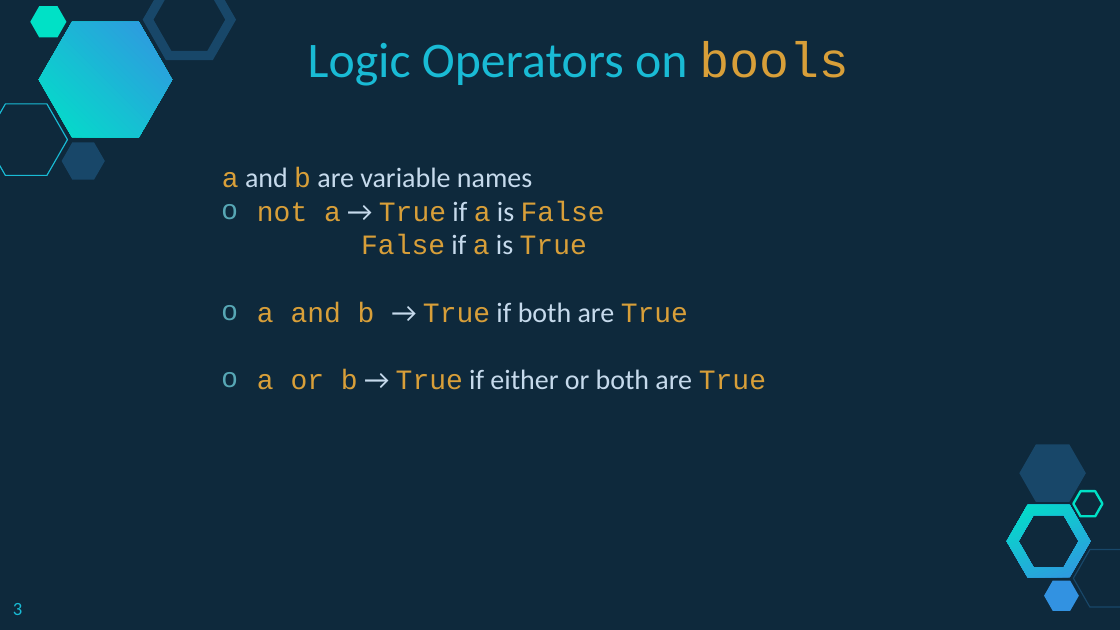
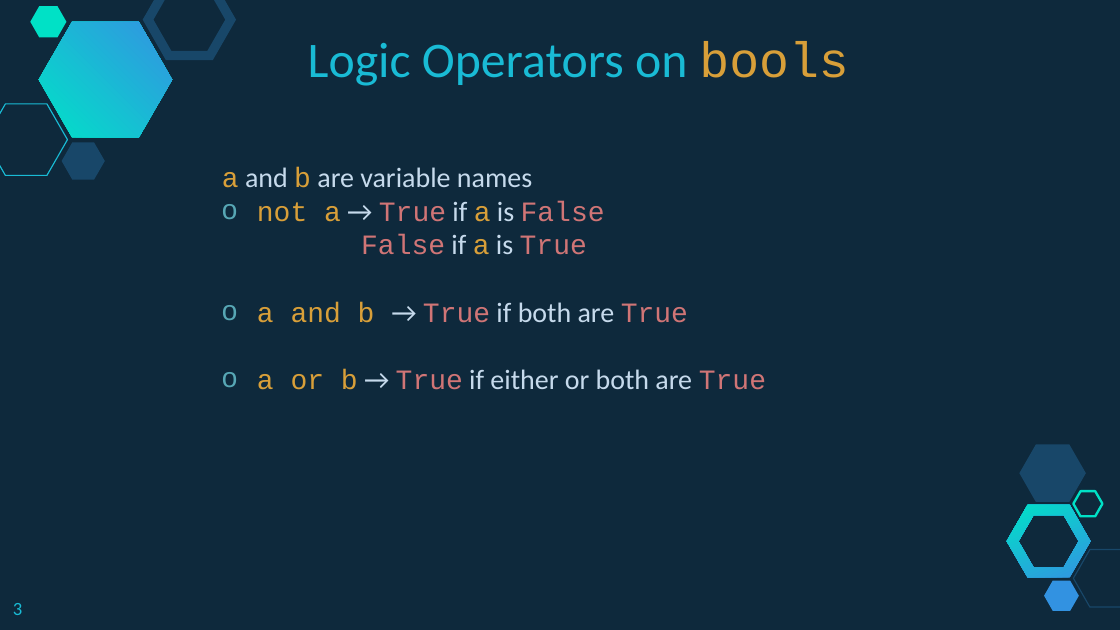
Before and after one commit to branhoff/python_class_101, a slide deck: slide 3 of lecture_slides/5_Python Lesson - Operators and Branching.pptx. Drawn at 1120x630 pixels with LibreOffice and Linux fonts; fonts in the diff are those of the drawing. Boxes give left, top, right and bottom in pixels: in the first picture for what was removed or moved away, otherwise in the second. Text is boxed around its words. In the diff, an @@ line names an element or a change of style, - is before the commit and + after.

```diff
--- a/lecture_slides/5_Python Lesson - Operators and Branching.pptx
+++ b/lecture_slides/5_Python Lesson - Operators and Branching.pptx
@@ text at [257,201,766,390]: text colour #D89F39 to #D07576 in "True False", "False True", "True True", "True True" @@
```
Also in this commit, not shown: 3 other slides changed, 5 slides added, 2 other files.
